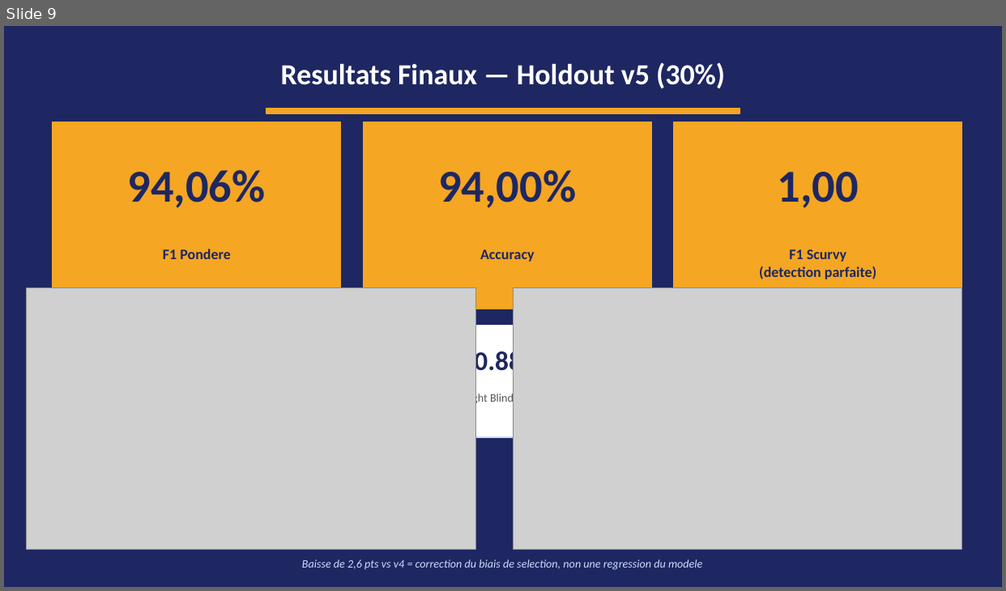
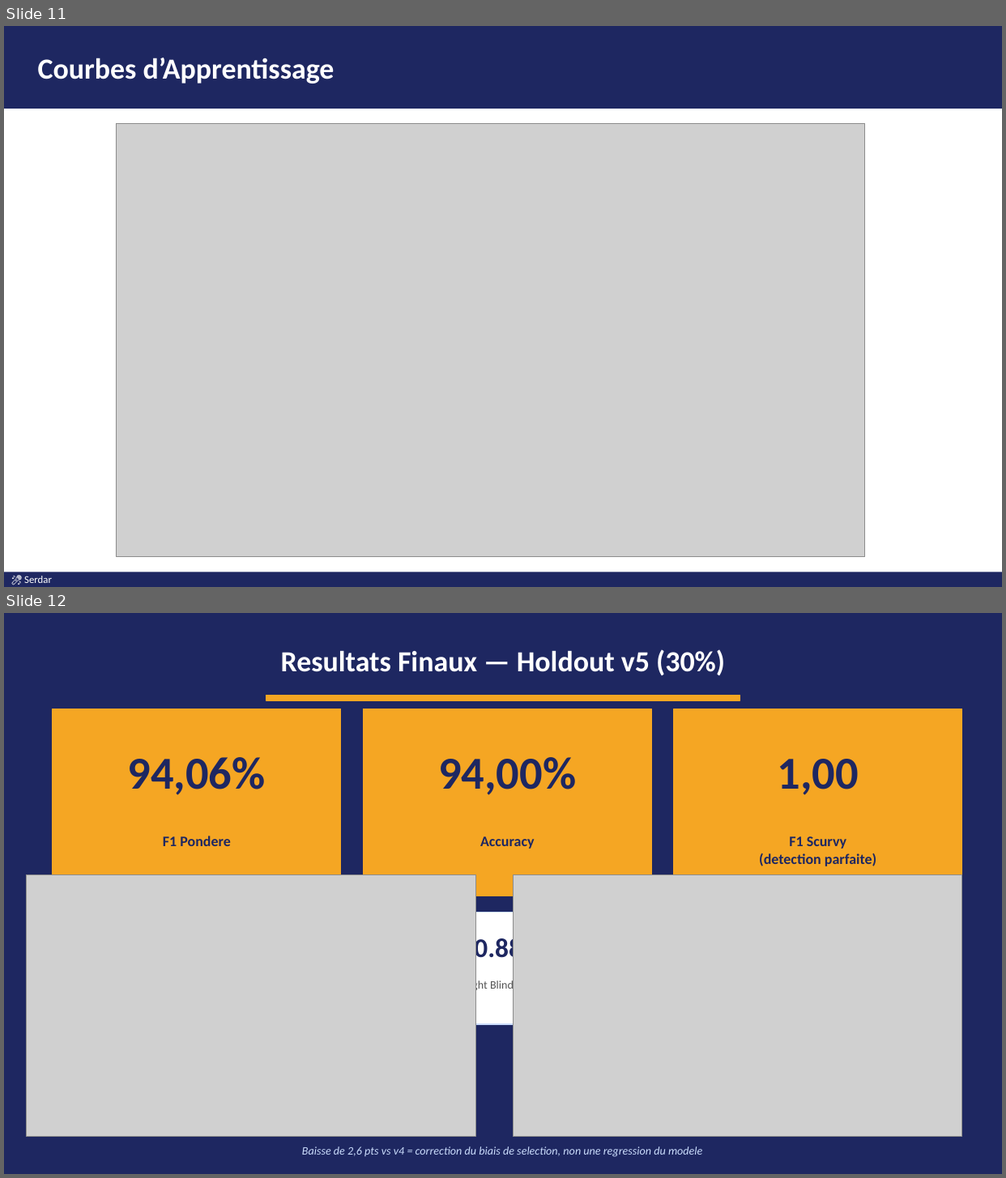
Before and after one commit to serdarvarl/projet_vitamin_IA, a slide deck: docs/presentation_vitaIA.pptx. Shown one above the other, each under a label of ours: slide 9 before the commit, slides 11 and 12 after it. The pictures are 1006x591 and 1006x1178 pixels, drawn with LibreOffice and Linux fonts; fonts in the diff are those of the drawing; grey boxes stand for pictures. Boxes give left, top, right and bottom in pixels: in the first picture for what was removed or moved away, otherwise in the second. Text is boxed around its words. In the diff, an @@ line names an element or a change of style, - is before the commit and + after.

Commit message:
docs: ajout slides détails ablation, matrices confusion et courbes apprentissage

```diff
--- a/docs/presentation_vitaIA.pptx
+++ b/docs/presentation_vitaIA.pptx
@@ slide 11 added at bbox=[4, 26, 1002, 587], background #FFFFFF @@
@@ rectangle added at bbox=[4, 26, 1002, 109], fill #1E2761, outline #1E2761 1 pt @@
@@ text added at bbox=[38, 58, 334, 84], 28 pt, text #FFFFFF, bold @@
+Courbes d’Apprentissage
@@ picture added at bbox=[117, 123, 865, 557] @@
@@ rectangle added at bbox=[4, 573, 1002, 587], fill #1E2761 @@
@@ text added at bbox=[24, 576, 52, 583], 10 pt, text #FFFFFF @@
+🎤 Serdar
@@ what was slide 9 is now slide 12 @@
```
Also in this commit, not shown: 2 other slides added.
